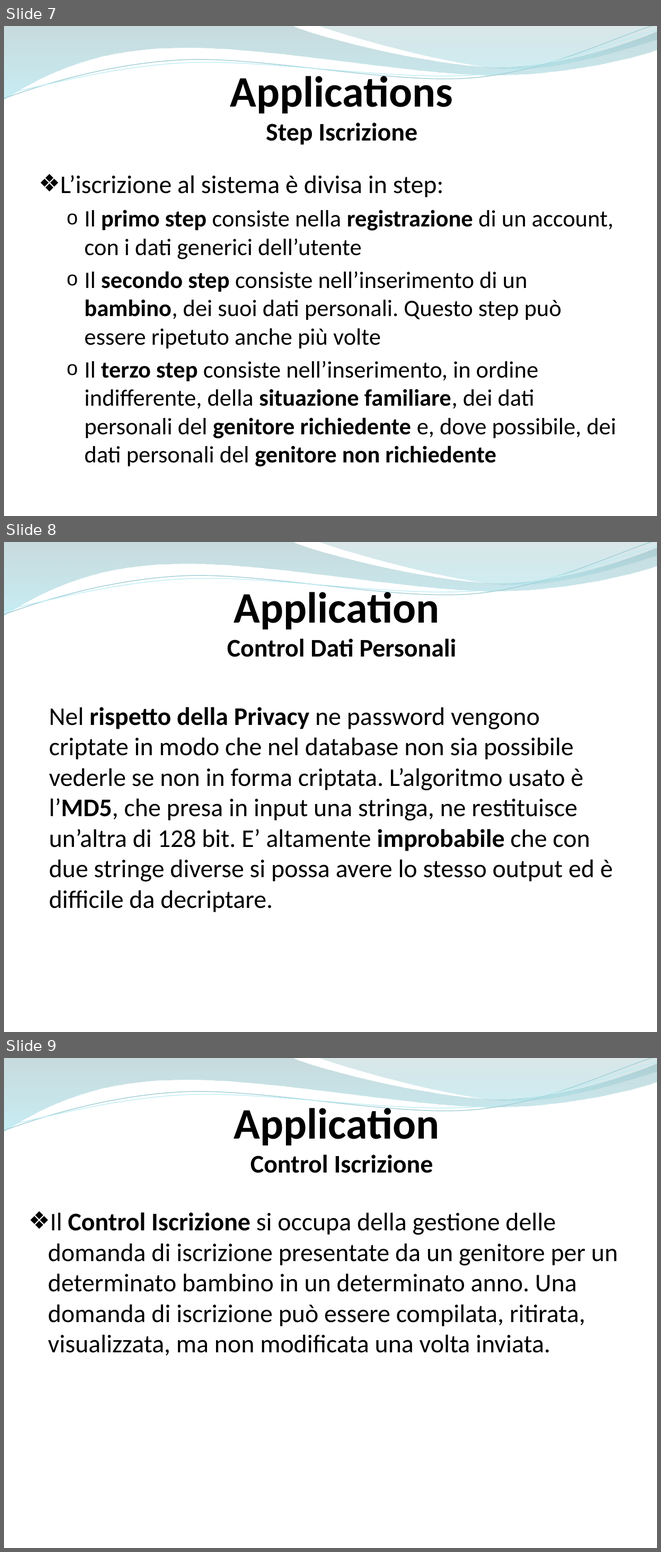
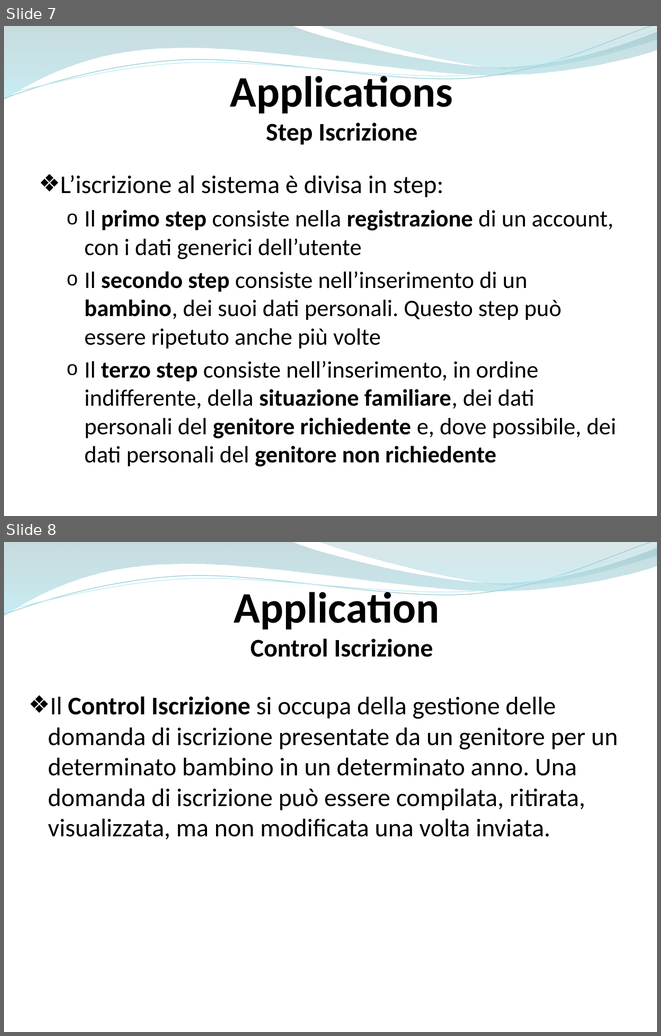
Before and after one commit to ammirate/at-silo, a slide deck: Presentazione/Atsilo1/D'Eugenio/Atsilo_A_DEugenioElisa.pptx. Shown one above the other, each under a label of ours: slides 7, 8 and 9 before the commit, slides 7 and 8 after it. The pictures are 661x1552 and 661x1036 pixels, drawn with LibreOffice and Linux fonts; fonts in the diff are those of the drawing. Boxes give left, top, right and bottom in pixels: in the first picture for what was removed or moved away, otherwise in the second. Text is boxed around its words. In the diff, an @@ line names an element or a change of style, - is before the commit and + after.

```diff
--- a/Presentazione/Atsilo1/D'Eugenio/Atsilo_A_DEugenioElisa.pptx
+++ b/Presentazione/Atsilo1/D'Eugenio/Atsilo_A_DEugenioElisa.pptx
@@ slide 8 removed at [4,542,657,1032], background #FFFFFF; not listed: 4 template elements that a slide beside it also shows @@
@@ text removed at [227,587,457,657] @@
-Application
-Control Dati Personali
@@ text removed at [49,707,613,912] @@
-Nel rispetto della Privacy ne password vengono criptate in modo che nel database non sia possibile vederle se non in forma criptata. L’algoritmo usato è l’MD5, che presa in input una stringa, ne restituisce un’altra di 128 bit. E’ altamente improbabile che con due stringe diverse si possa avere lo stesso output ed è difficile da decriptare.
@@ what was slide 9 is now slide 8 @@
```
Also in this commit, not shown: 3 slides changed.
